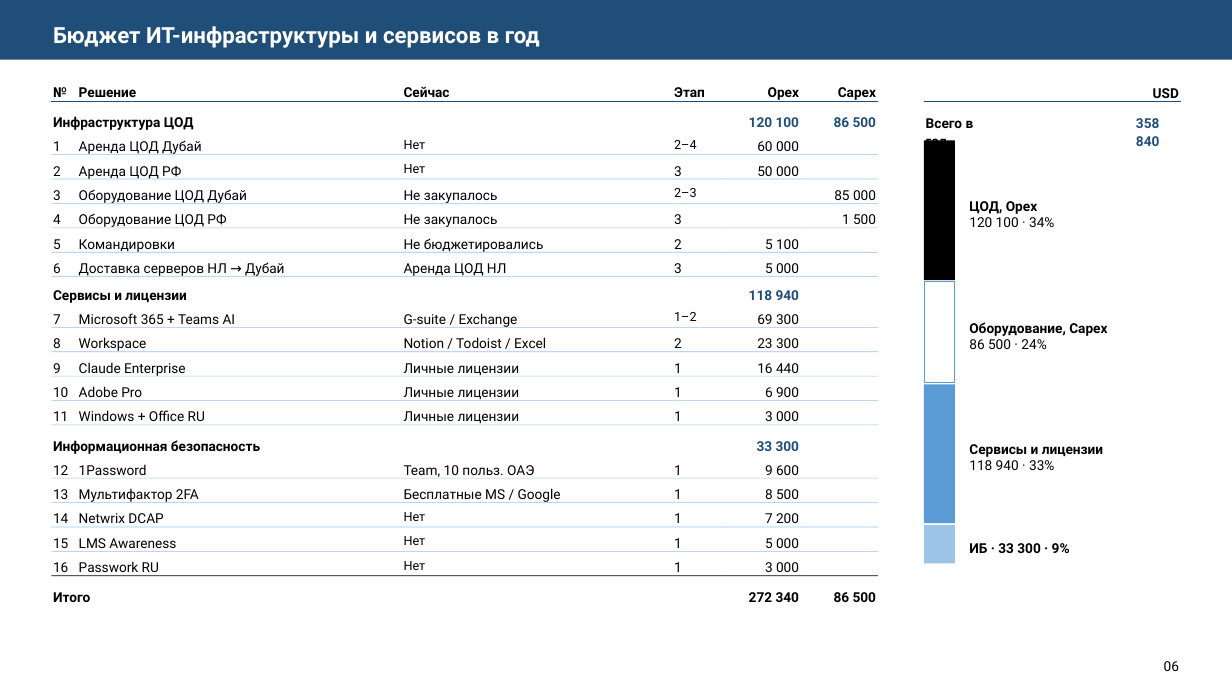
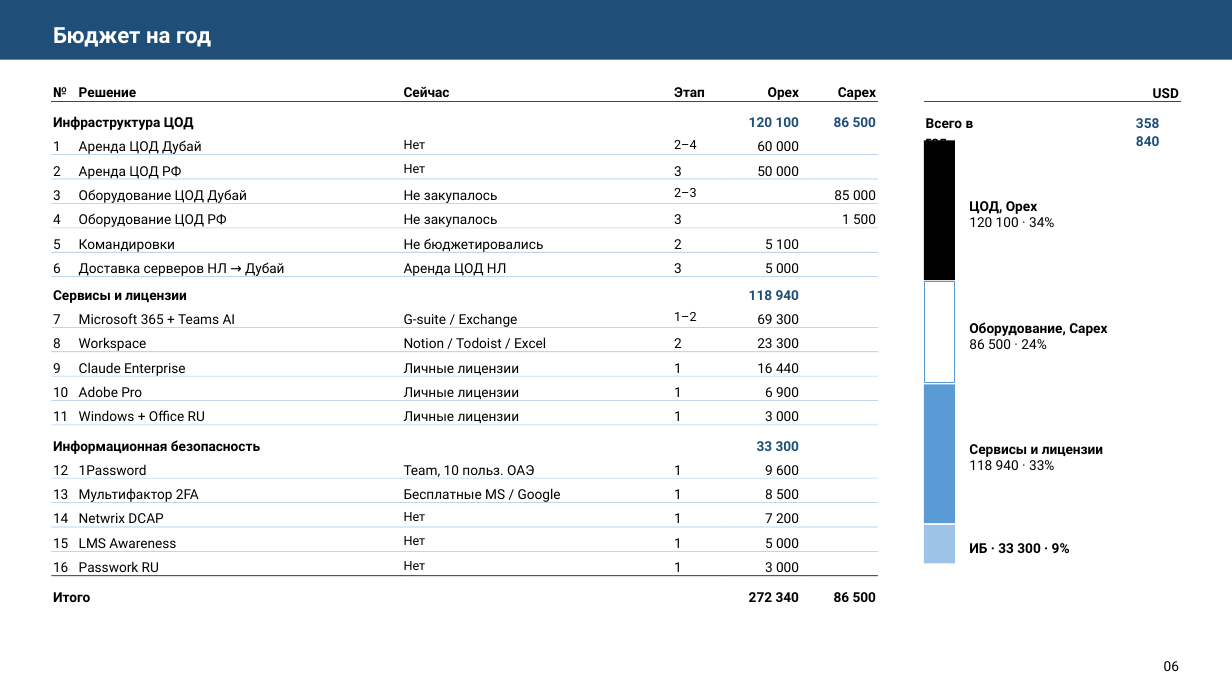
Before and after one commit to jordanbarnesceo88-tech/bpnm, a slide deck: slide 7 of presentation/Plan_IT-IB_v2.2.pptx. Drawn at 1232x693 pixels with LibreOffice and Linux fonts; fonts in the diff are those of the drawing. Boxes give left, top, right and bottom in pixels: in the first picture for what was removed or moved away, otherwise in the second. Text is boxed around its words. In the diff, an @@ line names an element or a change of style, - is before the commit and + after.

```diff
--- a/presentation/Plan_IT-IB_v2.2.pptx
+++ b/presentation/Plan_IT-IB_v2.2.pptx
@@ text at <box>53,27,211,47</box>: text changed @@
-Бюджет ИТ-инфраструктуры и сервисов в год
+Бюджет на год
```
Also in this commit, not shown: 8 other slides changed, 1 other file.
